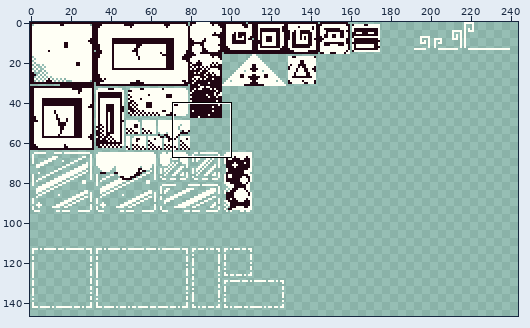
Two versions of one sprite sheet, assets/img/tiles.png. Above: a wide view before the commit, with the close-up outlined.
Close-up. Before the commit:
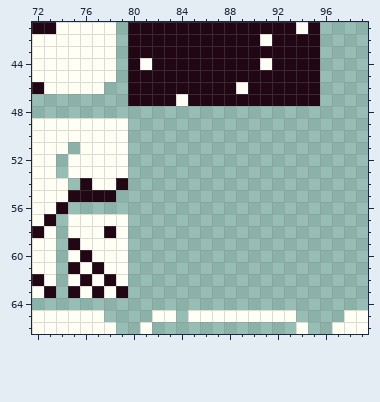
The file is 320x180 pixels. Shown: x 72..99, y 41..66. The wide view leaves out empty margins.
And afterwards:
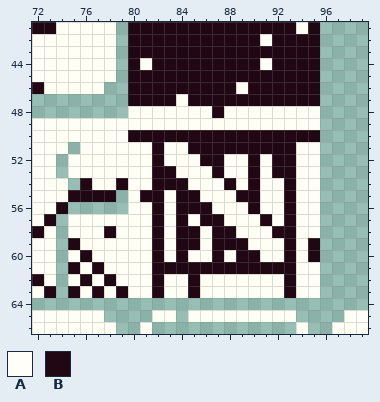
Palette (. is transparent): A #fffff5  B #210613
Change:
{"y":48,"x":80,"old":"................","new":"AAAAAAABAAAAAAAA"}
{"y":49,"x":80,"old":"................","new":"AAAAAAAAAAAAAAAA"}
{"y":50,"x":80,"old":"................","new":"BBBBBBBBBBBBBBBB"}
{"y":51,"x":80,"old":"................","new":"AABAABBBBBBBBBAA"}
{"y":52,"x":80,"old":"................","new":"AABAAABBAABABBAA"}
{"y":53,"x":80,"old":"................","new":"AABBAAABAABABBAA"}
{"y":54,"x":80,"old":"................","new":"AABBBAAABABAABAA"}
{"y":55,"x":80,"old":"................","new":"ABBABBAAABBAABAA"}
{"y":56,"x":80,"old":"................","new":"AABABBBAAABAABAA"}
{"y":57,"x":80,"old":"................","new":"AABABABBAAABABAA"}
{"y":58,"x":80,"old":"................","new":"AABABBABBAAABBAA"}
{"y":59,"x":80,"old":"................","new":"AABABBABBBAAABAB"}
{"y":60,"x":80,"old":"................","new":"AABABAABABBAABAB"}
{"y":61,"x":80,"old":"................","new":"AABBBBBBBBBBBBAA"}
{"y":62,"x":80,"old":"................","new":"AABAABAAAAAAABAA"}
{"y":63,"x":80,"old":"................","new":"AABAABAAAAAAABAA"}
{"label":"added","picture_box":[128,106,320,298]}
